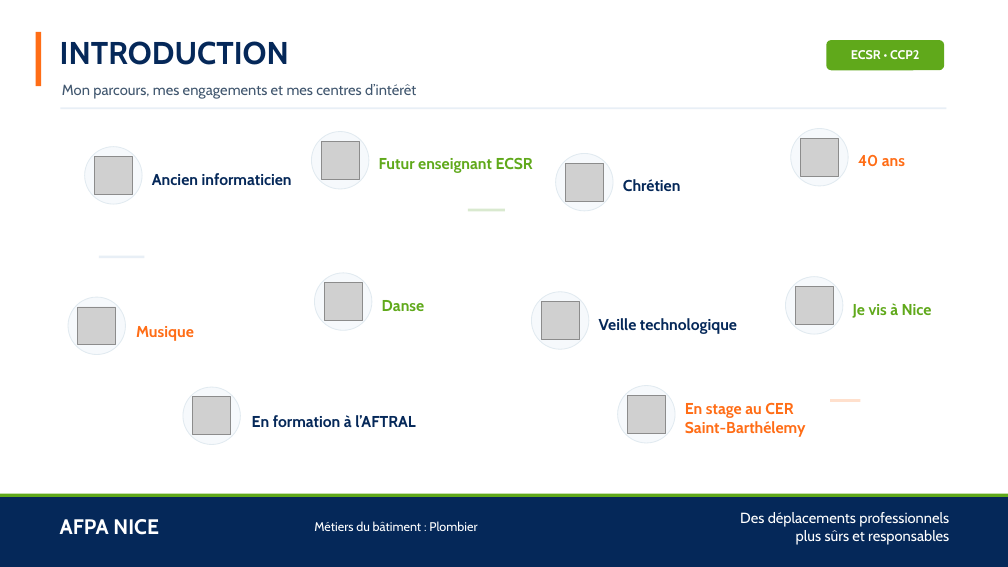
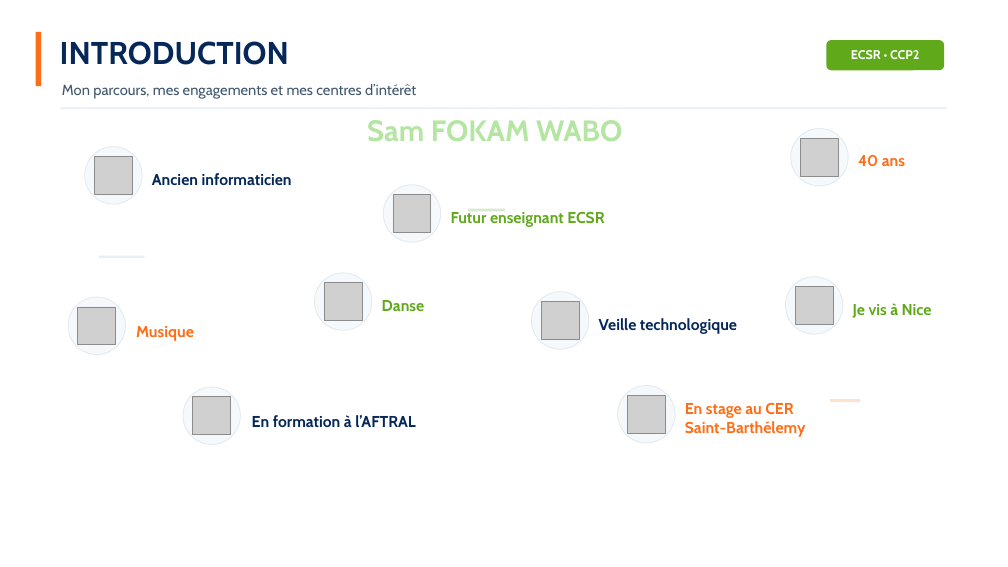
Before and after one commit to SamEva-dev/Memoir-TP-ECSR, a slide deck: slide 3 of Memoire_presentation.pptx. Drawn at 1008x567 pixels with LibreOffice and Linux fonts; fonts in the diff are those of the drawing; grey boxes stand for pictures; background and template pictures are left out. Boxes give left, top, right and bottom in pixels: in the first picture for what was removed or moved away, otherwise in the second. Text is boxed around its words. In the diff, an @@ line names an element or a change of style, - is before the commit and + after.

```diff
--- a/Memoire_presentation.pptx
+++ b/Memoire_presentation.pptx
@@ text added at (367, 120, 622, 141), 28 pt, text #B4E5A2, bold @@
+Sam FOKAM WABO
@@ ellipse removed at (556, 154, 613, 211) @@
@@ picture removed at (566, 163, 603, 201) @@
@@ text removed at (623, 179, 681, 192) @@
-Chrétien
@@ 1 picture, 1 text, 1 ellipse: place and size @@
-1 picture, 1 text, 1 ellipse at (312, 132, 533, 189)
+1 picture, 1 text, 1 ellipse at (383, 185, 604, 242)
@@ rectangle removed at (0, 495, 1008, 567) @@
@@ rectangle removed at (0, 494, 1008, 497) @@
@@ text removed at (60, 519, 159, 535) @@
-AFPA NICE
@@ text removed at (314, 521, 477, 531) @@
-Métiers du bâtiment : Plombier
@@ text removed at (740, 512, 949, 545) @@
-Des déplacements professionnels
-plus sûrs et responsables
```
Also in this commit, not shown: 15 other slides changed, 2 slides added, 2 slides removed, 23 other files.
